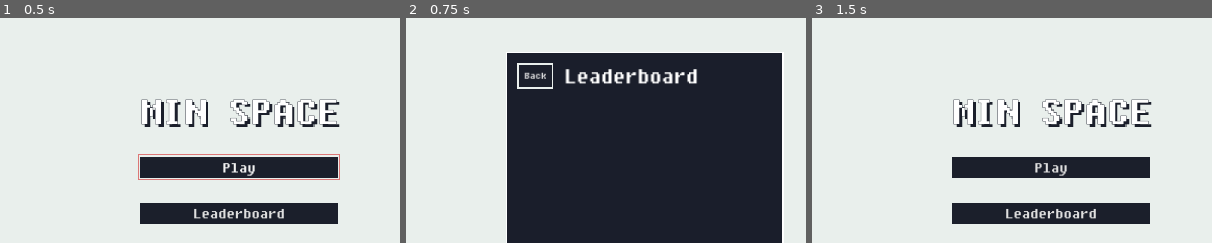
Above: before the commit, frames 1-3 (left to right).
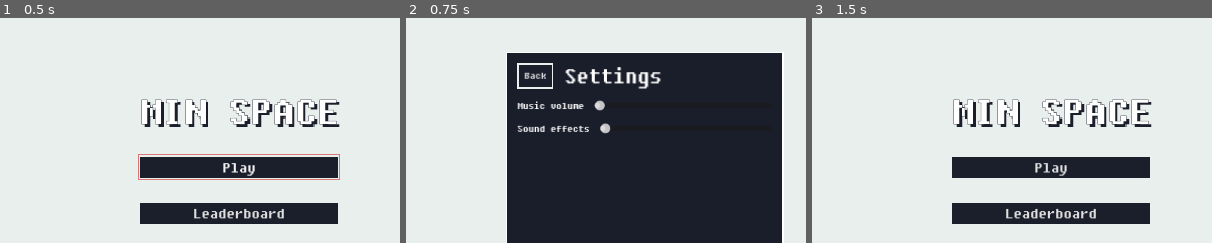
Above: after the commit, the same moments.

Repository: kagamiAL/CALHACKS_2024
Game: Godot game, scene res://scenes/Main/Main.tscn
Two runs of this game, one before a commit and one after it. Both use one fixed random seed, a clock stepped at 60 frames per second and the inputs below.
Inputs:
- Up to frame 1 (0.5 s): no input
- Up to frame 2 (0.75 s): click "Settings" at 0.5 s
- Up to frame 3 (1.5 s): click "Back" at 1.25 s
The pictures show only the part of the screen within x 20-70%, y 0-50%; the shares and areas given below are measured in that part.

Frame 1 is identical in both runs. In frame 2, 1.9% of the frame differs, in the area x 27-73%, y 21-52%; in frame 3, nothing differs.

Commit message:
Connect settings button to dialog

Diff:
--- a/scenes/Main/Main.tscn
+++ b/scenes/Main/Main.tscn
@@ -1,9 +1,10 @@
-[gd_scene load_steps=11 format=3 uid="uid://bhju5n4ymgoto"]
+[gd_scene load_steps=12 format=3 uid="uid://bhju5n4ymgoto"]
 
 [ext_resource type="Script" path="res://scenes/Main/Menu.gd" id="1_r3bay"]
 [ext_resource type="AudioStream" uid="uid://bxr6qqqx2lq5d" path="res://res/audio/MainMenuTheme.ogg" id="3_aul47"]
 [ext_resource type="PackedScene" uid="uid://inas5xn4h6tb" path="res://scenes/UI/LeaderBoard.tscn" id="3_mcylv"]
 [ext_resource type="TileSet" uid="uid://83e6r7d4e13" path="res://scenes/Tiles/TileMap.tres" id="3_udspc"]
+[ext_resource type="PackedScene" uid="uid://ck22cvxmk301" path="res://scenes/UI/Settings.tscn" id="4_mw6f4"]
 
 [sub_resource type="SystemFont" id="SystemFont_nlf74"]
 font_names = PackedStringArray("Century Gothic")
@@ -114,7 +115,7 @@
 text = "Leaderboard
 "
 
-[node name="Settings" type="Button" parent="CanvasLayer/VBoxContainer"]
+[node name="SettingsButton" type="Button" parent="CanvasLayer/VBoxContainer"]
 unique_name_in_owner = true
 layout_mode = 2
 theme_override_fonts/font = SubResource("SystemFont_8r0ef")
@@ -139,6 +140,10 @@
 offset_left = -144.0
 offset_right = 144.0
 
+[node name="Settings" parent="CanvasLayer" instance=ExtResource("4_mw6f4")]
+unique_name_in_owner = true
+visible = false
+
 [node name="AudioStreamPlayer" type="AudioStreamPlayer" parent="."]
 stream = ExtResource("3_aul47")
 autoplay = true
@@ -156,5 +161,5 @@
 
 [connection signal="pressed" from="CanvasLayer/VBoxContainer/Play" to="." method="_on_play_pressed"]
 [connection signal="pressed" from="CanvasLayer/VBoxContainer/Leaderboard" to="." method="_on_leaderboard_pressed"]
-[connection signal="pressed" from="CanvasLayer/VBoxContainer/Settings" to="." method="_on_leaderboard_pressed"]
+[connection signal="pressed" from="CanvasLayer/VBoxContainer/SettingsButton" to="." method="_on_settings_pressed"]
 [connection signal="pressed" from="CanvasLayer/VBoxContainer/Quit" to="." method="_on_quit_pressed"]
--- a/scenes/Main/Menu.gd
+++ b/scenes/Main/Menu.gd
@@ -22,6 +22,9 @@
 	$%LeaderBoard._update_leaderboard()
 	$%LeaderBoard.visible = true
 
+func _on_settings_pressed():
+	$%Settings.visible = true
+
 func _process(_delta):
 	$Camera2D.zoom.x = max(1, get_viewport_rect().size.x / 1216)
 	$Camera2D.zoom.y = $Camera2D.zoom.x
